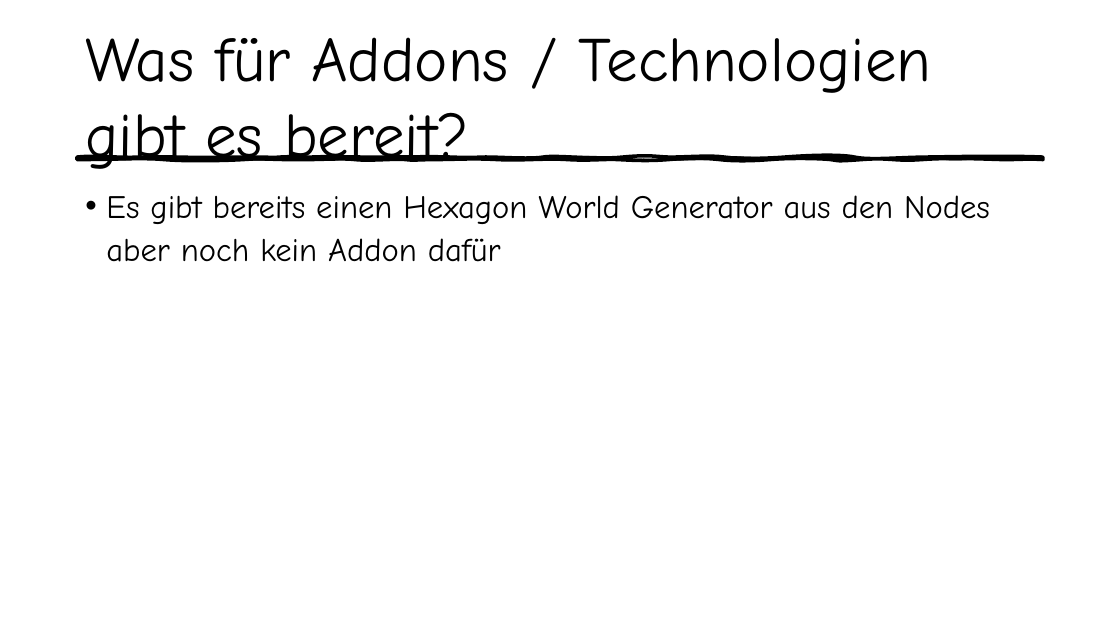
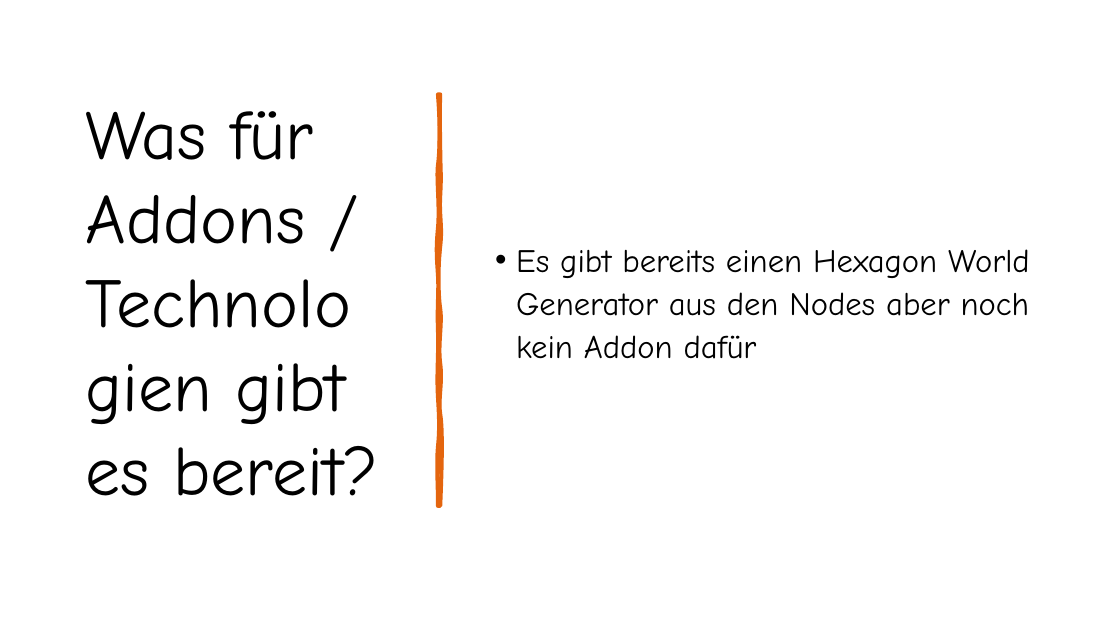
Before and after one commit to AtmoGD/BlackMagic, a slide deck: slide 5 of Zwischenpräsentation.pptx. Drawn at 1120x630 pixels with LibreOffice and Linux fonts; fonts in the diff are those of the drawing. Boxes give left, top, right and bottom in pixels: in the first picture for what was removed or moved away, otherwise in the second. Text is boxed around its words. In the diff, an @@ line names an element or a change of style, - is before the commit and + after.

```diff
--- a/Zwischenpräsentation.pptx
+++ b/Zwischenpräsentation.pptx
@@ rectangle added at (0, 0, 1120, 630), fill #FFFFFF @@
@@ title "Was für Addons / Technologien ...": place and size @@
-title "Was für Addons / Technologien ..." at (85, 37, 932, 169)
+title "Was für Addons / Technologien ..." at (86, 111, 378, 496)
@@ title "Was für Addons / Technologien ..." at (86, 111, 378, 496): size 54 to 60 pt @@
@@ text "Es gibt bereits einen Hexagon ...": place and size @@
-text "Es gibt bereits einen Hexagon ..." at (106, 195, 990, 262)
+text "Es gibt bereits einen Hexagon ..." at (516, 249, 1030, 359)
@@ text "Es gibt bereits einen Hexagon ..." at (516, 249, 1030, 359): vertical alignment top to middle @@
@@ freeform shape added at (438, 95, 441, 506), fill #E4650E, outline #E4650E 3.25 pt @@
@@ freeform shape removed at (77, 157, 1044, 160) @@
```
Also in this commit, not shown: 5 other slides changed, 1 other file.
